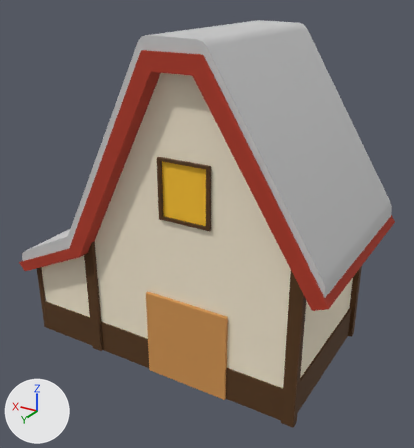
What one commit did to the FBX model Assets/Work/KAJ/Town/hosue_1.fbx.
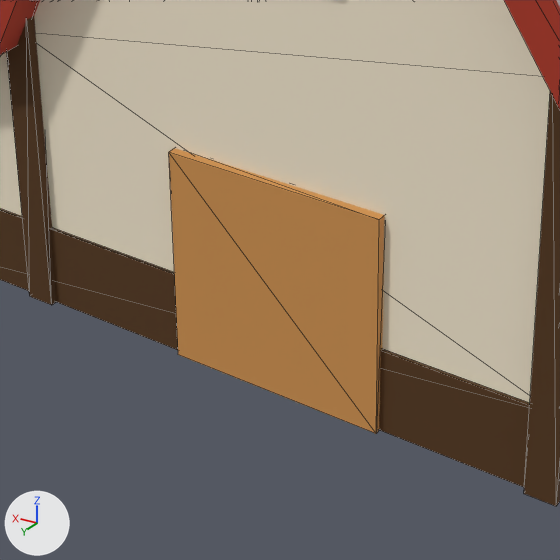
Each version appears first whole from a camera (50 mm lens) standing at (0.259, -4.217, 0.593) and looking at (0.701, -4.953, 0.225), and next in a close-up on the part from 20% to 71% of the width and 52% to 100% of the height. Arrows for +X, +Y and +Z are at lower left; the lights stay in place. The close-ups show mesh edges as thin lines. Where no turn or scale is listed for an object, it has been applied to the vertices.
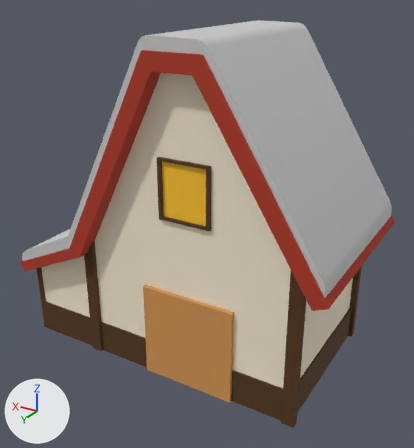
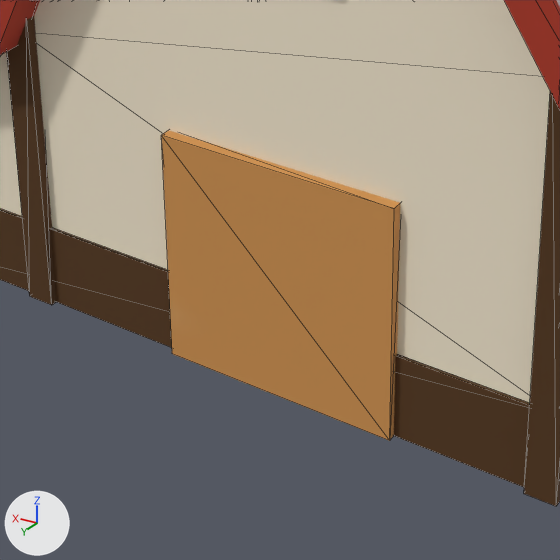
Pixel boxes (x1, y1, x2, y2) of what changed, in the close-ups (560 x 560 px; the box of a moved part takes in the faces that stretch with it):
part 1 of me_mesh, moved or reshaped
    before: (169, 148, 385, 433)
    after: (161, 130, 400, 441)

What the commit changed:
me_mesh has 147 vertices, 198 faces and spans x -0.274..0.274, y -0.158..0.158, z -0.253..0.253.
me_mesh is used by ob_object006; location (0.7156, -4.9647, 0.2568).
me_mesh part 1: the loose piece of 8 vertices spanning x -0.122..0.019, y 0.13..0.137, z -0.253..-0.109 is scaled about its middle by (1.09, 1.21, 1.07), then moved by (-0.003, 0.0, 0.005).
